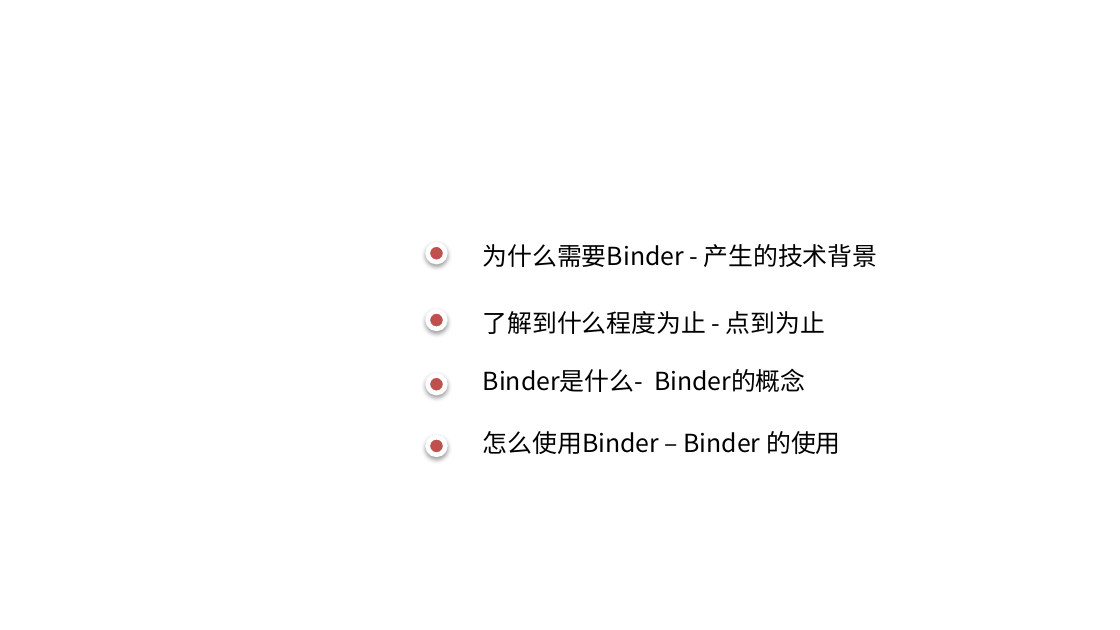
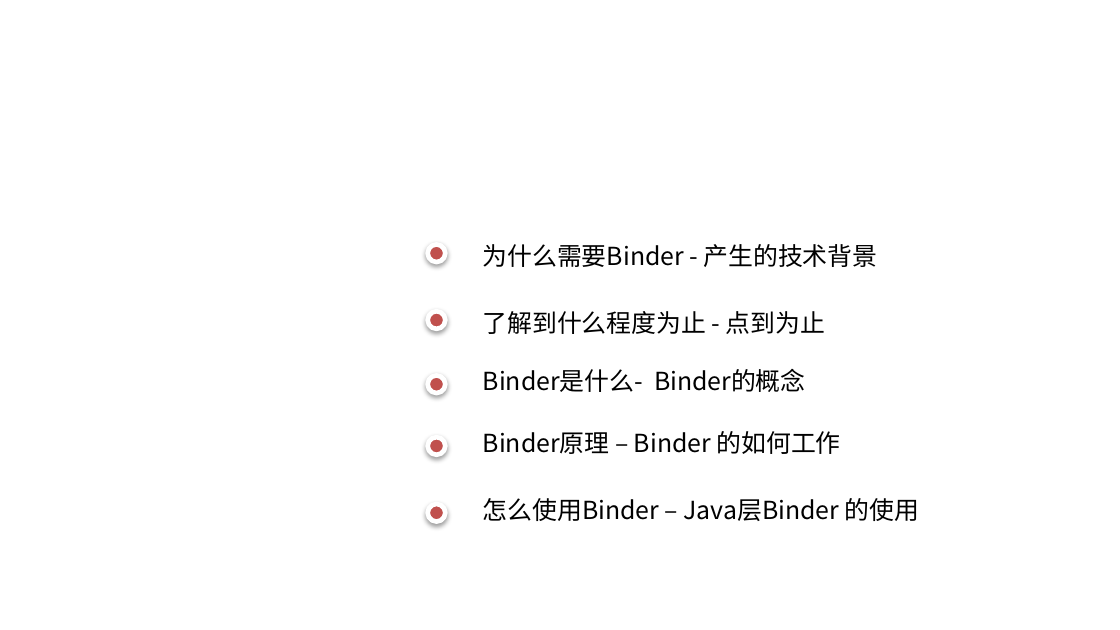
Before and after one commit to forsail/Study, a slide deck: slide 2 of notes/binder/binder简介.pptx. Drawn at 1120x630 pixels with LibreOffice and Linux fonts; fonts in the diff are those of the drawing; background and template pictures are left out. Boxes give left, top, right and bottom in pixels: in the first picture for what was removed or moved away, otherwise in the second. Text is boxed around its words. In the diff, an @@ line names an element or a change of style, - is before the commit and + after.

Commit message:
[ binder]完成ppt

```diff
--- a/notes/binder/binder简介.pptx
+++ b/notes/binder/binder简介.pptx
@@ text at (483, 431, 841, 454): text changed @@
-怎么使用Binder – Binder 的使用
+Binder原理 – Binder 的如何工作
@@ ellipse added at (428, 504, 446, 522), fill #C0504D, outline #FFFFFF 3 pt @@
@@ text added at (483, 498, 919, 521), 16 pt, text #000000 @@
+怎么使用Binder – Java层Binder 的使用
```
Also in this commit, not shown: 2 other slides changed, 10 slides added, 1 other file.
